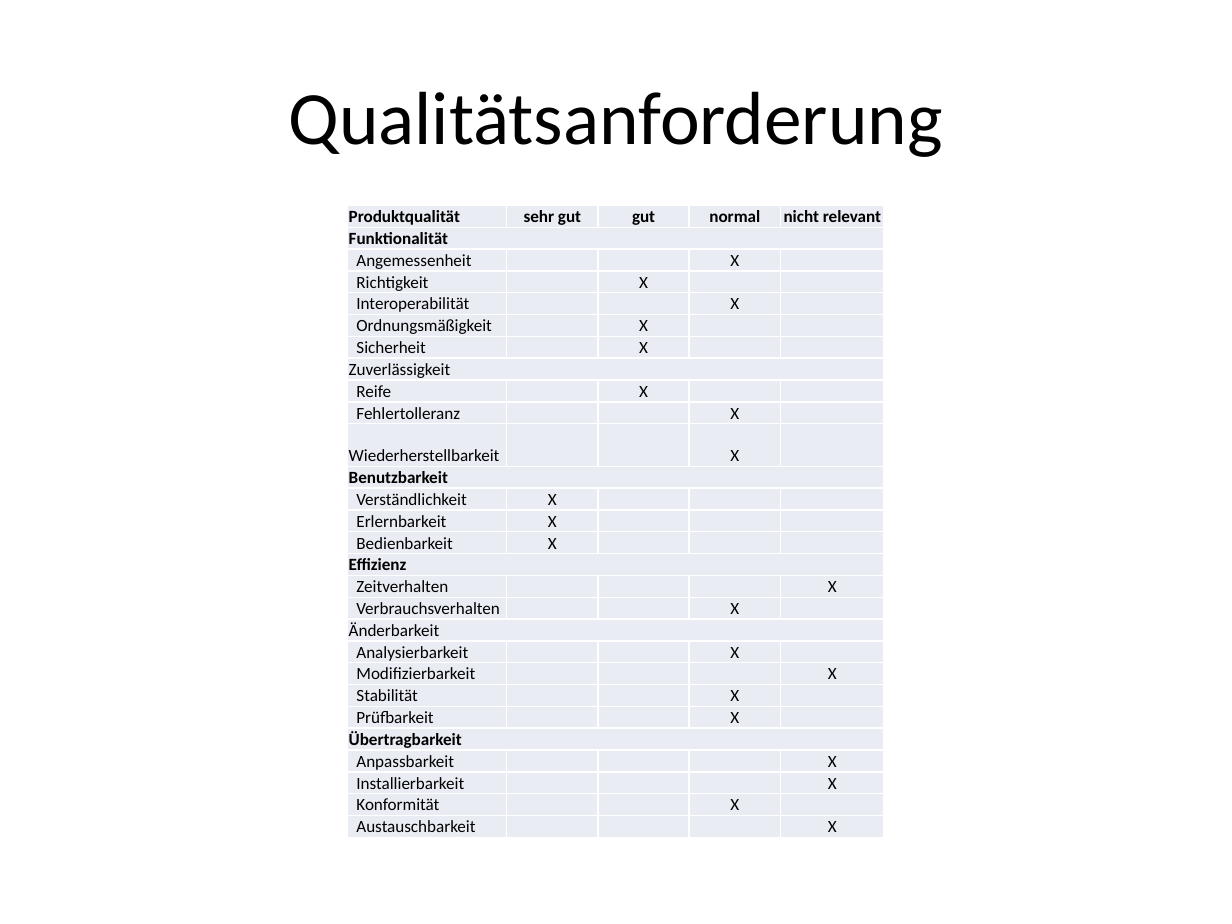
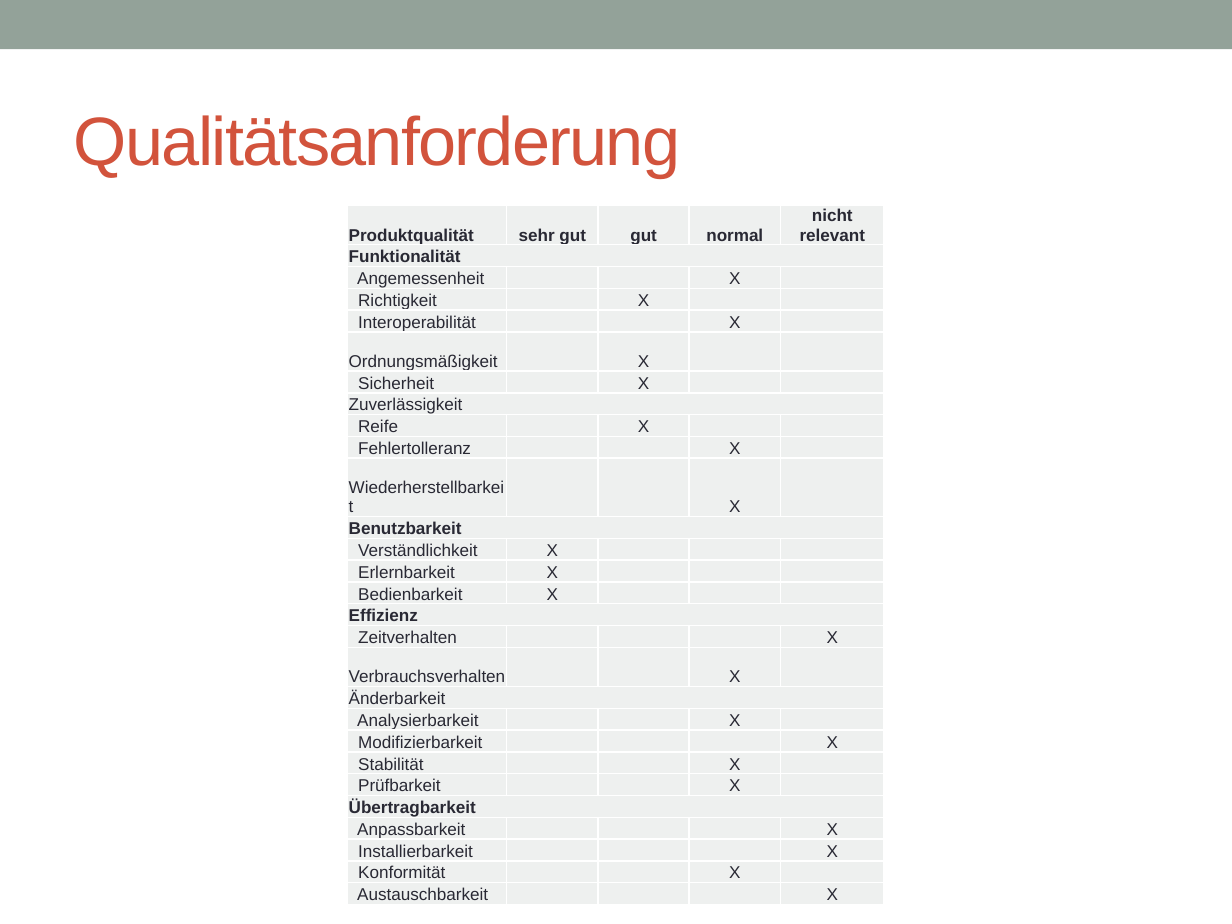
Before and after one commit to SWE-Projekt14/software-engineering, a slide deck: slide 10 of Präsentation/Softwareingeneering Präse V1.5.pptx. Drawn at 1232x924 pixels with LibreOffice and Linux fonts; fonts in the diff are those of the drawing. Boxes give left, top, right and bottom in pixels: in the first picture for what was removed or moved away, otherwise in the second. Text is boxed around its words. In the diff, an @@ line names an element or a change of style, - is before the commit and + after.

```diff
--- a/Präsentation/Softwareingeneering Präse V1.5.pptx
+++ b/Präsentation/Softwareingeneering Präse V1.5.pptx
@@ rectangle added at (x1=0, y1=0, x2=1232, y2=49), fill #93A299 @@
@@ title "Qualitätsanforderung" moved from (x1=288, y1=91, x2=942, y2=157) to (x1=74, y1=115, x2=680, y2=178) @@
@@ title "Qualitätsanforderung" at (x1=74, y1=115, x2=680, y2=178): size 44 to 40 pt, font Calibri to Arial, text colour #000000 to #D2533C, letter spacing 0 to -1 pt; alignment centre to left @@
@@ table at (x1=347, y1=206, x2=883, y2=918) @@
@@ fill #E9EDF4 to #EEF0EF in 116 cells @@
@@ font Calibri to Arial, text colour #000000 to #292934 @@
```
Also in this commit, not shown: 11 other slides changed, 4 other files.
